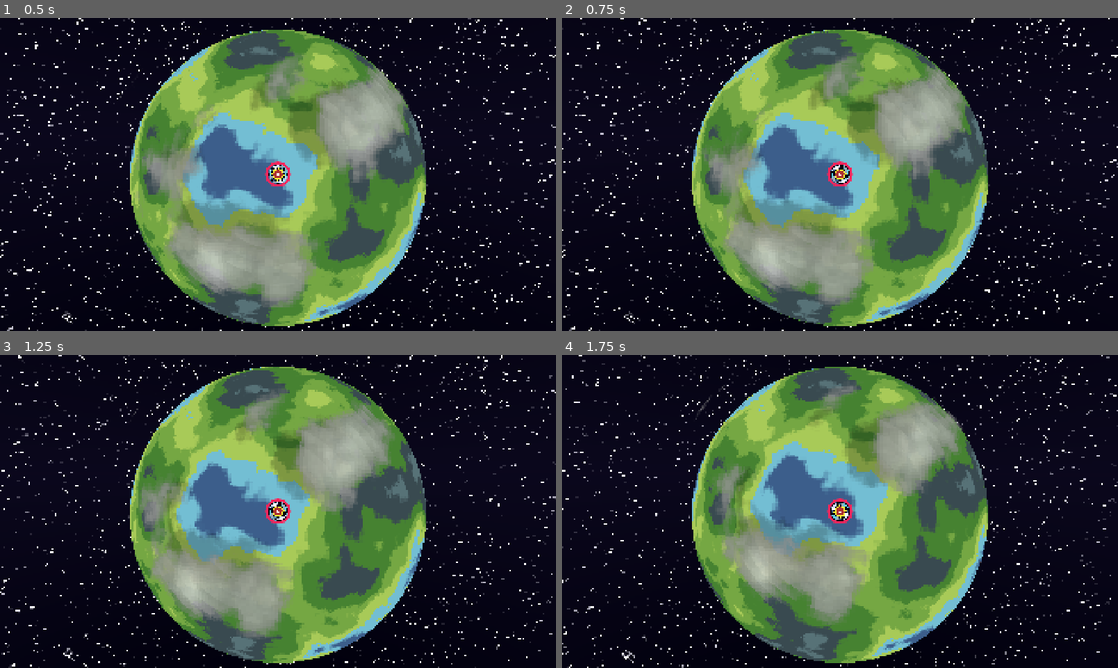
Above: before the commit, frames 1-4 (two rows, left to right).
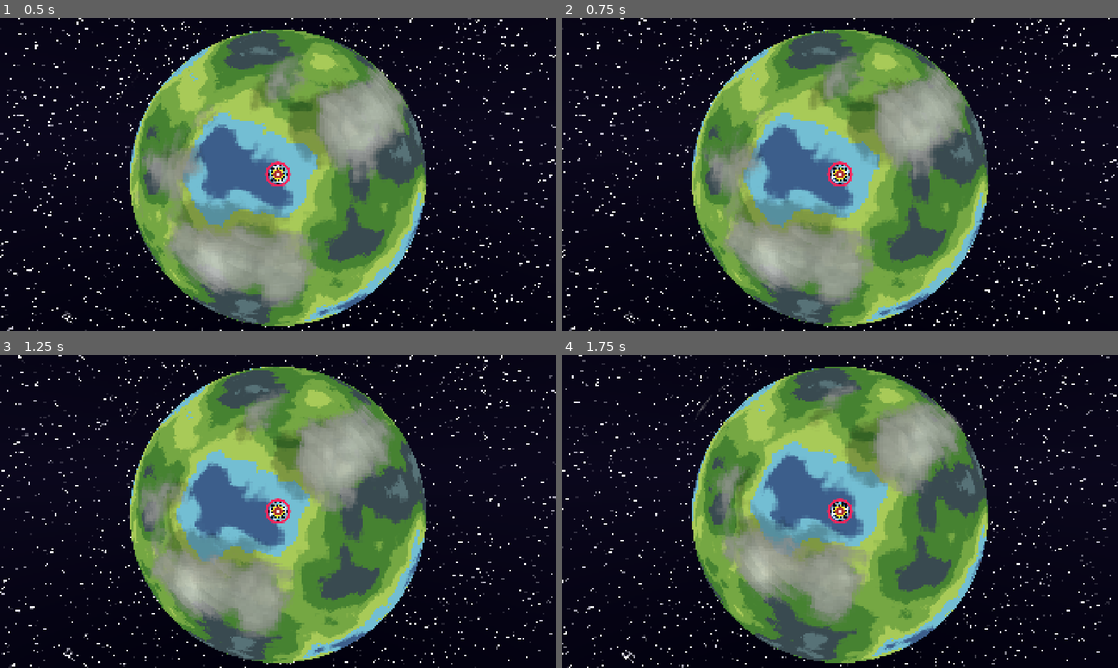
Above: after the commit, the same moments.

Repository: pgm-woutvande22/gamejam-juniperdev
Game: Godot game, scene res://scences/level.tscn
Two runs of this game, one before a commit and one after it. Both use one fixed random seed, a clock stepped at 60 frames per second and the inputs below.
Inputs (mouse positions are in pixels of both pictures, inside the frame that each line leads up to):
- Up to frame 1 (0.5 s): no input
- Up to frame 2 (0.75 s): move the mouse to (962, 158) at 0.52 s; click (962, 158) at 0.67 s
- Up to frame 3 (1.25 s): no input
- Up to frame 4 (1.75 s): drag from (728, 527) to (812, 574) at 1.27 s

Frame 1 is identical in both runs. In frame 2, less than 0.1% of the frame differs, in the area x 48-52%, y 46-54%; in frame 3, less than 0.1%; in frame 4, 0.1%, in the area x 48-52%, y 45-54%.

Commit message:
🧃: updated top transform.basis

Diff:
--- a/scripts/top.gd
+++ b/scripts/top.gd
@@ -89,7 +89,8 @@
 		# (dash_exit_speed starts at move_speed but is bumped up by chained kills)
 		heading = _project_tangent(dash_axis.cross(up), up)
 		surface_vel = heading * dash_exit_speed
-		global_transform.basis = Basis.looking_at(heading, up)
+		# face the stable view_dir, not the dash heading, so dashing doesn't spin the body
+		global_transform.basis = Basis.looking_at(view_dir, up)
 		mesh.rotate_object_local(Vector3.UP, deg_to_rad(spin_visual_speed) * delta)
 		_set_trail(true)   # always trail while dashing
 		_update_camera(up)
@@ -136,8 +137,10 @@
 		surface_vel = surface_vel.rotated(move_axis, angle)   # parallel-transport along the path
 		heading = surface_vel.normalized()
 
-	# --- orient the top: local up = surface normal, local -Z = heading ---
-	global_transform.basis = Basis.looking_at(heading, up)
+	# --- orient the top: local up = surface normal. keep facing along the stable view_dir
+	#     (NOT heading) so the body stays glued to the surface but doesn't yaw to face the
+	#     cursor — it slides toward the mouse without rotating to point at it. ---
+	global_transform.basis = Basis.looking_at(view_dir, up)
 
 	# --- spin the visual mesh around its own up ---
 	mesh.rotate_object_local(Vector3.UP, deg_to_rad(spin_visual_speed) * delta)
